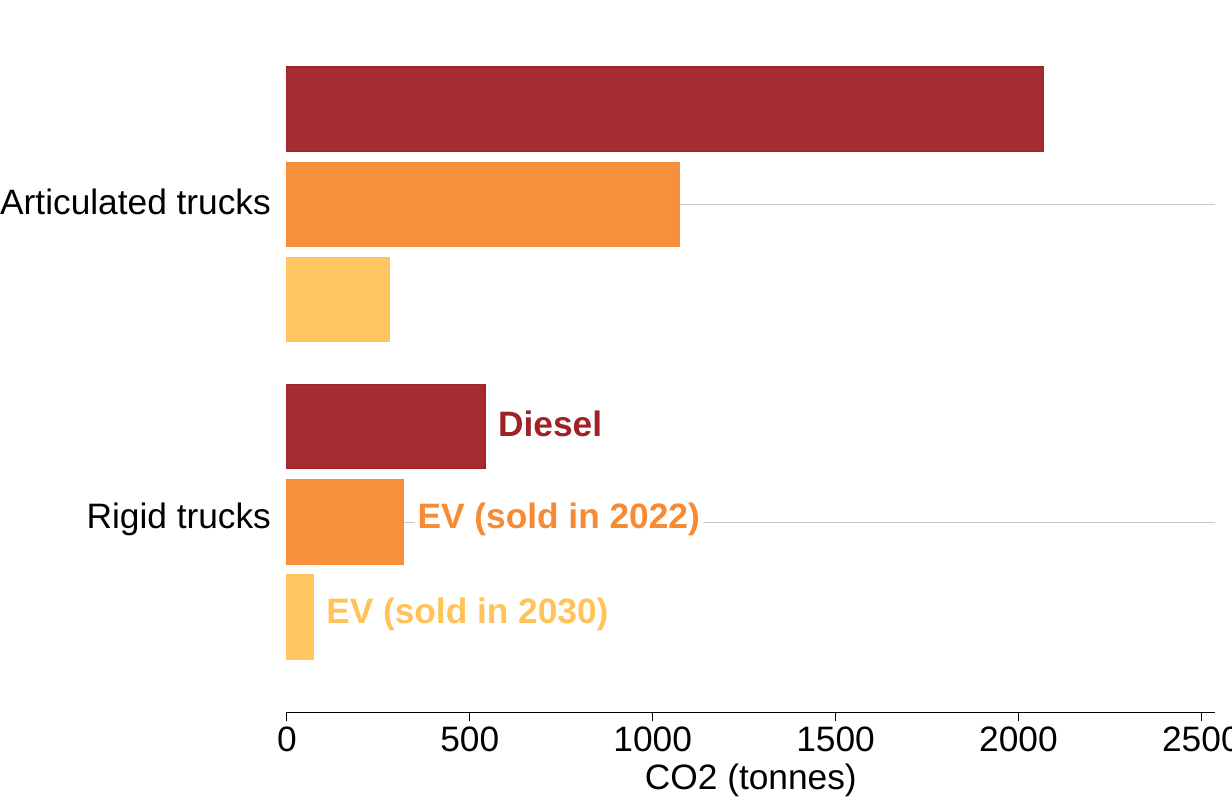
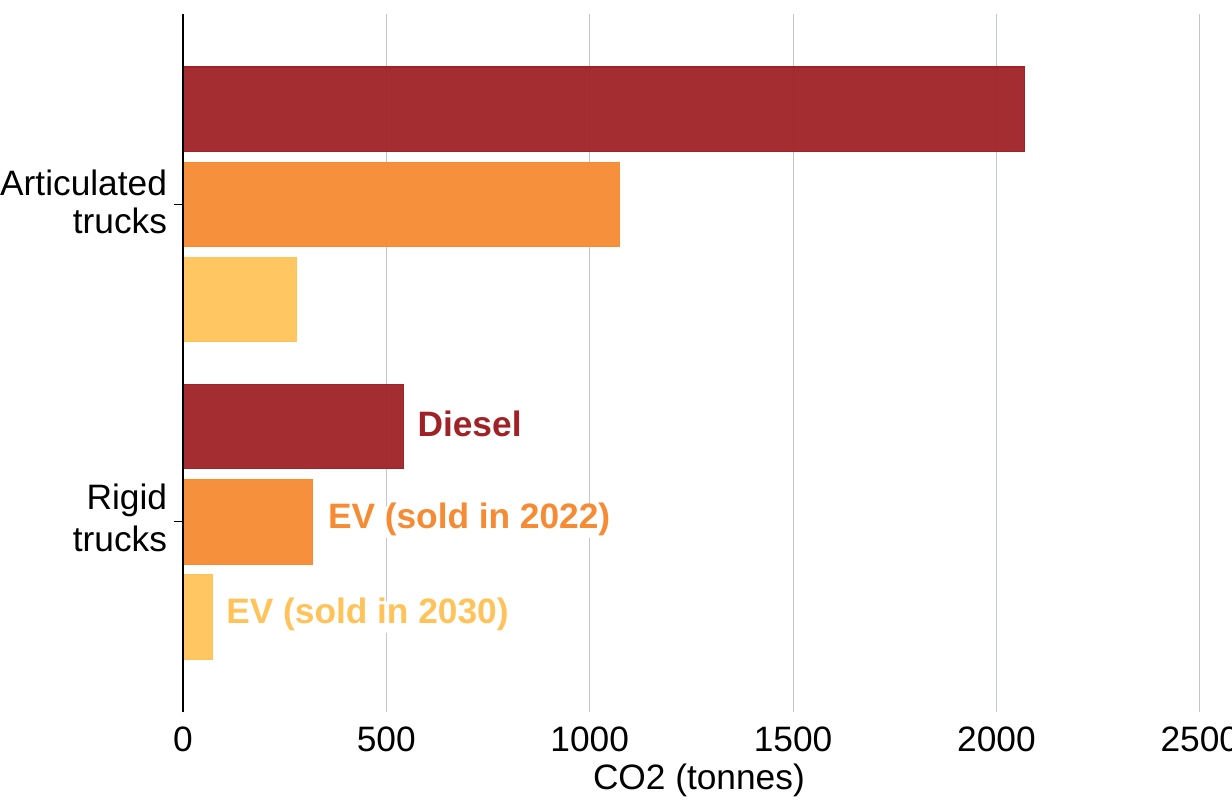
Before and after one commit to grattan/grattan-truck-model, a slide deck: slide 1 of atlas/co2_ev-vs-diesel/co2_ev-vs-diesel_normal/co2_ev-vs-diesel_normal_normal.pptx. Drawn at 1232x806 pixels with LibreOffice and Linux fonts; fonts in the diff are those of the drawing. Boxes give left, top, right and bottom in pixels: in the first picture for what was removed or moved away, otherwise in the second. Text is boxed around its words. In the diff, an @@ line names an element or a change of style, - is before the commit and + after.

```diff
--- a/atlas/co2_ev-vs-diesel/co2_ev-vs-diesel_normal/co2_ev-vs-diesel_normal_normal.pptx
+++ b/atlas/co2_ev-vs-diesel/co2_ev-vs-diesel_normal/co2_ev-vs-diesel_normal_normal.pptx
@@ rectangle: place and size @@
-rectangle at box(287, 14, 1215, 713)
+rectangle at box(184, 14, 1216, 713)
@@ freeform shape: place and size @@
-freeform shape at box(287, 523, 1215, 523)
+freeform shape at box(184, 14, 184, 713)
@@ freeform shape: place and size @@
-freeform shape at box(287, 205, 1215, 205)
+freeform shape at box(387, 14, 387, 713)
@@ rectangle: place and size @@
-rectangle at box(287, 66, 1044, 151)
+rectangle at box(184, 66, 1026, 151)
@@ text at box(0, 169, 167, 196): text changed @@
-Articulated trucks
+Articulated
@@ rectangle: place and size @@
-rectangle at box(287, 162, 680, 247)
+rectangle at box(184, 162, 620, 247)
@@ group added at box(73, 14, 1201, 713): 7 freeform shapes, 2 texts @@
+trucks
+trucks
@@ rectangle: place and size @@
-rectangle at box(287, 257, 389, 342)
+rectangle at box(184, 257, 298, 342)
@@ rectangle: place and size @@
-rectangle at box(287, 384, 485, 469)
+rectangle at box(184, 384, 404, 469)
@@ freeform shape: place and size @@
-freeform shape at box(496, 411, 606, 442)
+freeform shape at box(415, 411, 526, 442)
@@ text "Diesel": place and size @@
-text "Diesel" at box(498, 410, 602, 437)
+text "Diesel" at box(418, 410, 522, 437)
@@ text at box(87, 483, 167, 516): text changed @@
-Rigid trucks
+Rigid
@@ rectangle: place and size @@
-rectangle at box(287, 480, 404, 565)
+rectangle at box(184, 480, 314, 565)
@@ freeform shape: place and size @@
-freeform shape at box(415, 507, 704, 538)
+freeform shape at box(325, 507, 613, 538)
@@ text "EV (sold in 2022)": place and size @@
-text "EV (sold in 2022)" at box(418, 502, 700, 535)
+text "EV (sold in 2022)" at box(328, 500, 610, 535)
@@ rectangle: place and size @@
-rectangle at box(287, 575, 314, 660)
+rectangle at box(184, 575, 213, 660)
@@ text "EV (sold in 2030)": place and size @@
-text "EV (sold in 2030)" at box(326, 597, 608, 630)
+text "EV (sold in 2030)" at box(226, 595, 508, 630)
@@ freeform shape: place and size @@
-freeform shape at box(324, 602, 612, 633)
+freeform shape at box(223, 602, 511, 633)
@@ group removed at box(287, 713, 1215, 722): 7 freeform shapes @@
@@ text "0": place and size @@
-text "0" at box(277, 726, 297, 752)
+text "0" at box(173, 726, 193, 752)
@@ text "500": place and size @@
-text "500" at box(440, 726, 499, 752)
+text "500" at box(357, 726, 416, 752)
@@ text "1000": place and size @@
-text "1000" at box(613, 726, 692, 752)
+text "1000" at box(550, 726, 629, 752)
@@ text "1500": place and size @@
-text "1500" at box(796, 726, 875, 752)
+text "1500" at box(754, 726, 833, 752)
@@ text "2000": place and size @@
-text "2000" at box(979, 726, 1058, 752)
+text "2000" at box(957, 726, 1036, 752)
@@ text "CO2 (tonnes)": place and size @@
-text "CO2 (tonnes)" at box(645, 763, 856, 795)
+text "CO2 (tonnes)" at box(593, 763, 804, 795)
```
Also in this commit, not shown: 26 other files.
